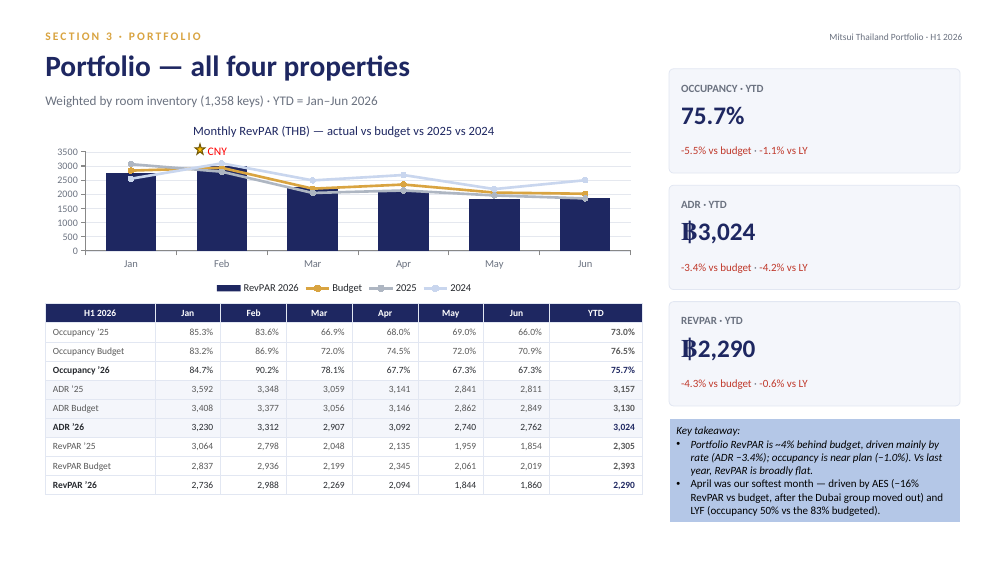
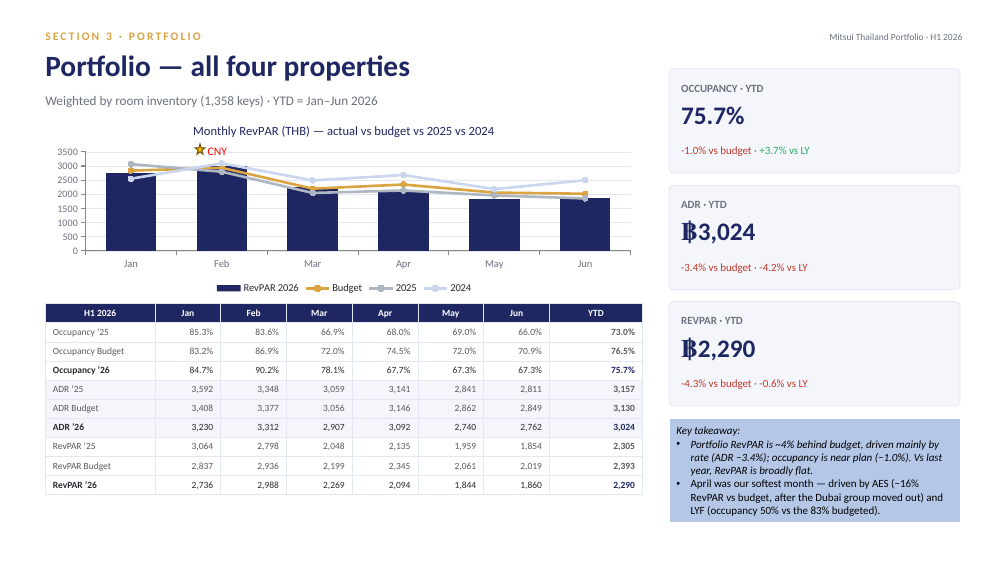
Before and after one commit to Chavin2543/mae-workspace, a slide deck: slide 13 of output/Portfolio_Performance_Report_H1-2026.pptx. Drawn at 1008x567 pixels with LibreOffice and Linux fonts; fonts in the diff are those of the drawing. Boxes give left, top, right and bottom in pixels: in the first picture for what was removed or moved away, otherwise in the second. Text is boxed around its words. In the diff, an @@ line names an element or a change of style, - is before the commit and + after.

```diff
--- a/output/Portfolio_Performance_Report_H1-2026.pptx
+++ b/output/Portfolio_Performance_Report_H1-2026.pptx
@@ text at bbox=[681, 146, 810, 156]: text changed @@
--5.5% vs budget · -1.1% vs LY
+-1.0% vs budget · +3.7% vs LY
```
